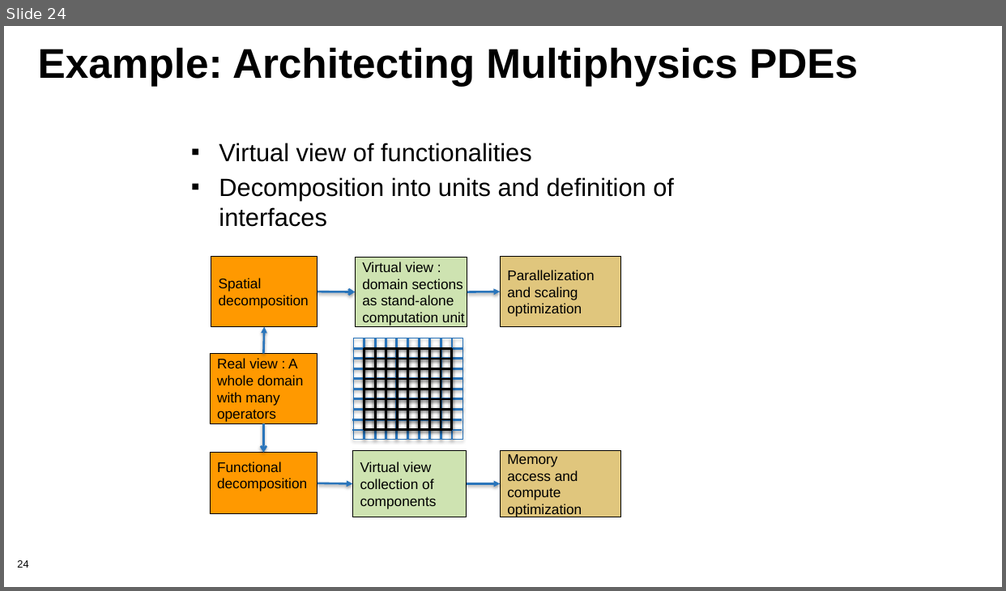
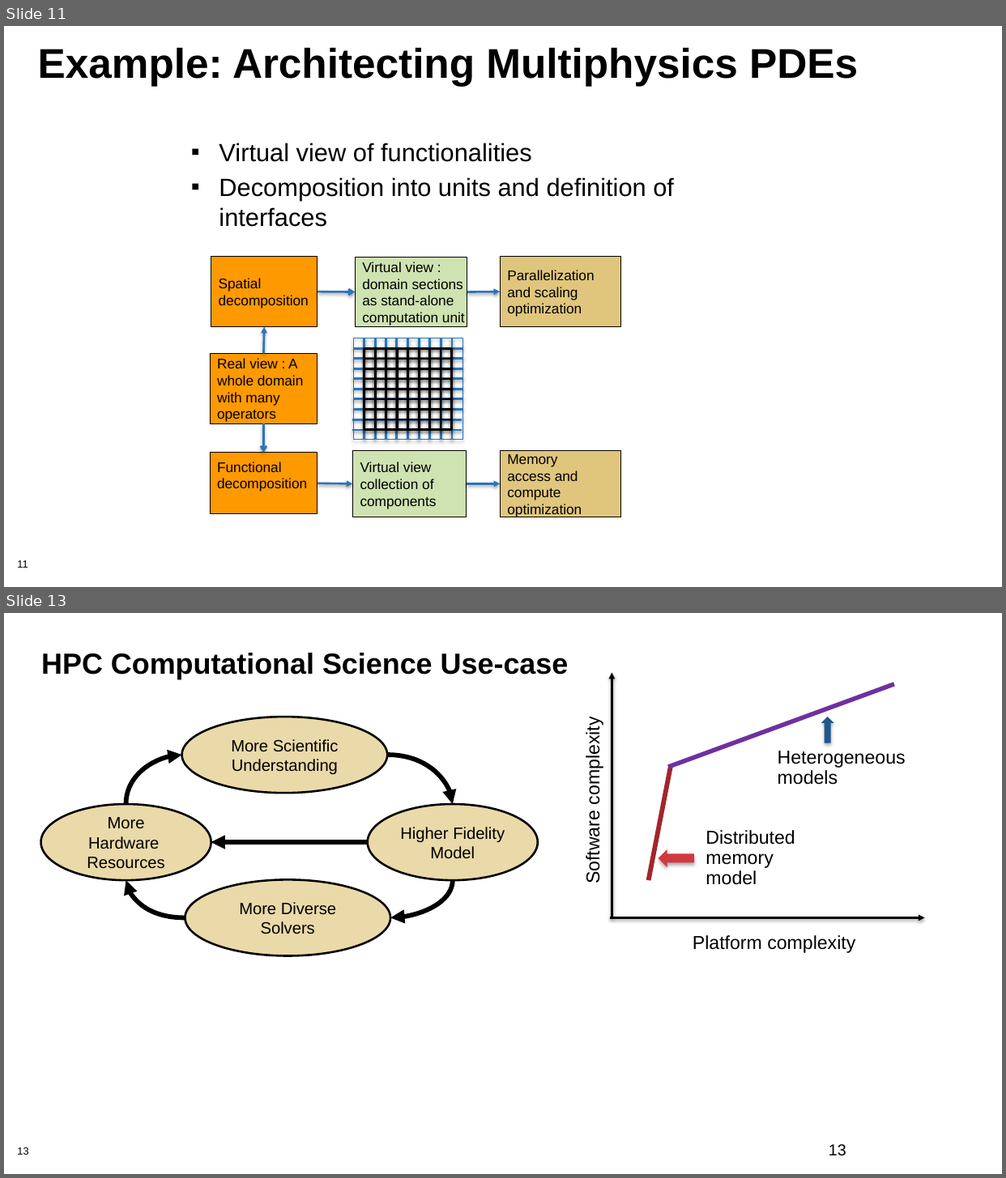
Before and after one commit to bssw-tutorial/presentations, a slide deck: final-presentations/2021-03-25-iss/05-design.pptx. Shown one above the other, each under a label of ours: slide 24 before the commit, slides 11 and 13 after it; the slides between them are not shown. The pictures are 1006x591 and 1006x1178 pixels, drawn with LibreOffice and Linux fonts; fonts in the diff are those of the drawing; background and template pictures are left out. Boxes give left, top, right and bottom in pixels: in the first picture for what was removed or moved away, otherwise in the second. Text is boxed around its words. In the diff, an @@ line names an element or a change of style, - is before the commit and + after.

```diff
--- a/final-presentations/2021-03-25-iss/05-design.pptx
+++ b/final-presentations/2021-03-25-iss/05-design.pptx
@@ slide 13 added at [4,613,1002,1174], background #FFFFFF; not listed: 1 template element that a slide beside it also shows @@
@@ text added at [41,653,569,679], 28 pt, text #000000, bold @@
+HPC Computational Science Use-case
@@ group added at [582,673,925,953]: 4 texts, 2 arrows, 2 lines, 1 left arrow, 1 up arrow @@
+Platform complexity
+Software complexity
+Distributed
+memory
+model
+Heterogeneous
+models
@@ group added at [40,717,538,956]: 4 ellipses, 4 curved arrows, 1 arrow @@
+More Scientific Understanding
+Higher Fidelity
+Model
+More Diverse
+Solvers
+More Hardware
+Resources
@@ page number added at [829,1144,846,1157], 15.3 pt, text #000000 @@
+13
@@ what was slide 24 is now slide 11 @@
@@ page number at [17,561,27,568]: text changed @@
-24
+11
```
Also in this commit, not shown: 3 slides changed, 6 other slides added, 16 slides removed.
